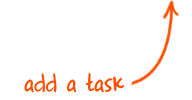
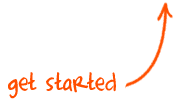
Revision of a layered 192×100 image; what changed, layer by layer:
showed group "login" (2 layers) over [8, 2, 173, 99]
hid group "add task" (2 layers) over [24, 0, 179, 93]
